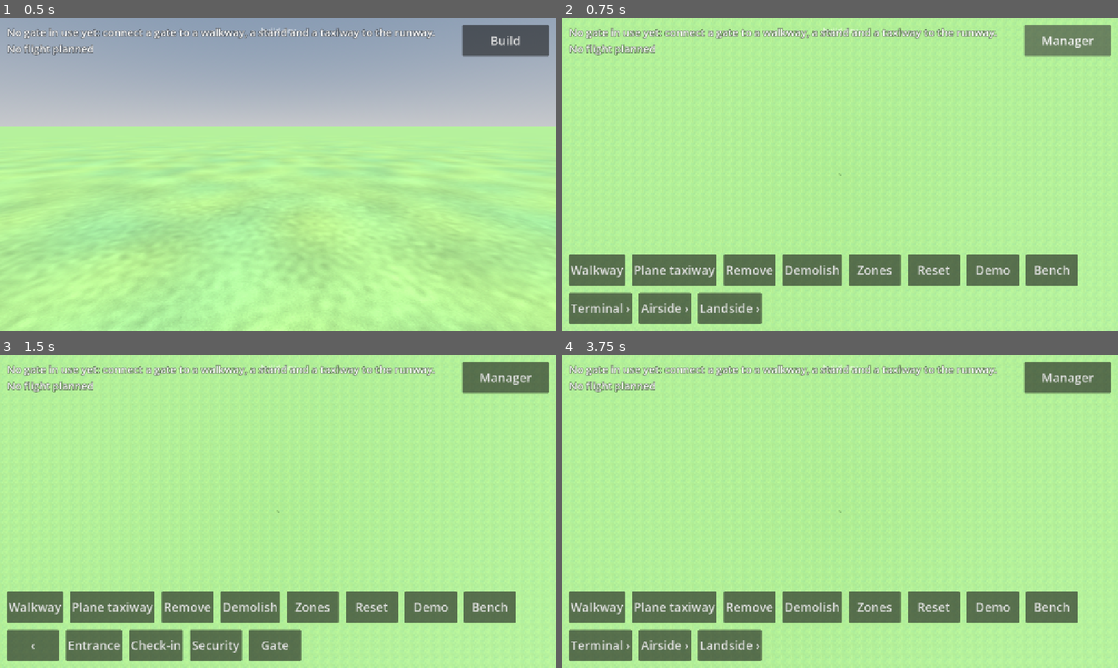
Above: before the commit, frames 1-4 (two rows, left to right).
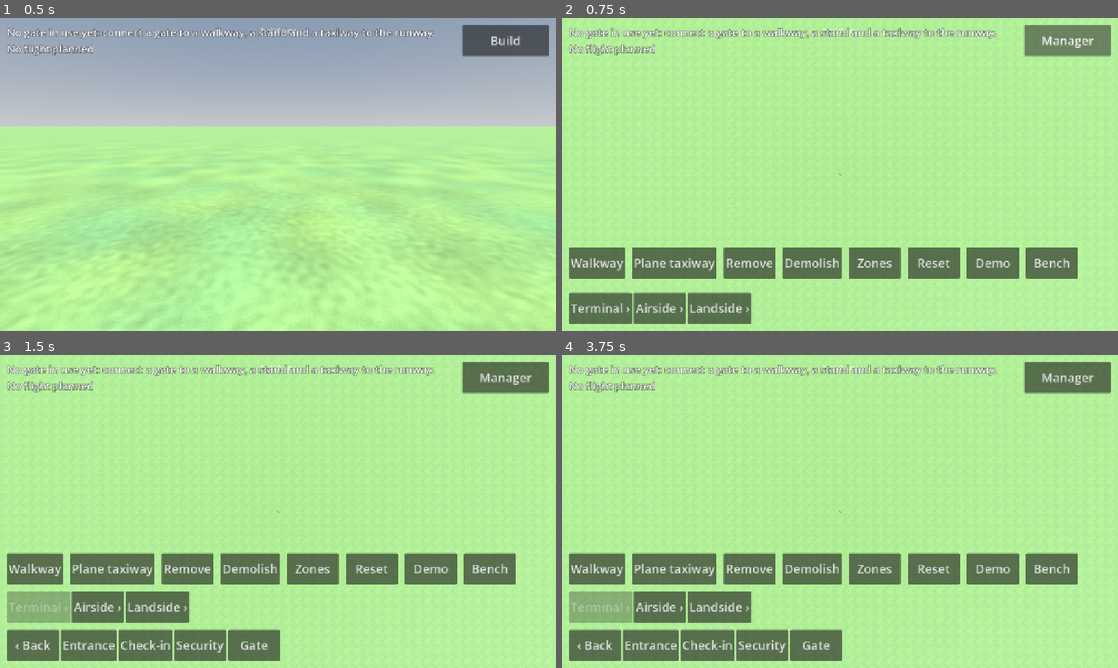
Above: after the commit, the same moments.

Repository: jakobmaier16-pixel/airport-idle
Game: Godot game, scene res://scenes/main/main.tscn
The game is run twice, just before and just after one commit, with the same random seed, the same clock (stepped at 60 frames per second) and the same inputs.
Inputs (mouse positions are in pixels of both pictures, inside the frame that each line leads up to):
- Up to frame 1 (0.5 s): no input
- Up to frame 2 (0.75 s): click "Build" at 0.5 s
- Up to frame 3 (1.5 s): click "Terminal ›" at 1.25 s
- Up to frame 4 (3.75 s): click (595, 646) at 2 s, where only the run before the commit has a clickable "‹"; click "Airside ›" at 2.75 s; click "‹" (after the commit: "Terminal ›") at 3.5 s

Frame 1 is identical in both runs. In frame 2, 6.4% of the frame differs, in the area x 1-93%, y 73-98%; in frame 3, 17%; in frame 4, 18%, in the area x 1-93%, y 63-98%.

Commit message:
Build menu: always a way back to every category (#60)
* Build menu: category row always on top inside a category, 'Back' button, wrapping rows, reset on view switch

Co-Authored-By: Claude Opus 5.5 <noreply@anthropic.com>
Claude-Session: https://claude.ai/code/session_016JzPU8AkwxWN3HSzg2RW6F

* test_65: safe-area bounds for every landside sub-list, _reach fails when no button, gate after tool and Done

Co-Authored-By: Claude Opus 5.5 <noreply@anthropic.com>
Claude-Session: https://claude.ai/code/session_016JzPU8AkwxWN3HSzg2RW6F

---------

Co-authored-by: Claude <noreply@anthropic.com>

Diff:
--- a/scenes/ui/hud.gd
+++ b/scenes/ui/hud.gd
@@ -46,7 +46,8 @@
 @onready var joystick: TouchJoystick = $SafeArea/TouchJoystick
 @onready var _view_button: Button = $SafeArea/TopButtons/ViewButton
 @onready var _build_menu: Control = $SafeArea/BuildMenu
-@onready var _building_buttons: HBoxContainer = $SafeArea/BuildMenu/BuildingButtons
+@onready var _category_buttons: HFlowContainer = $SafeArea/BuildMenu/CategoryButtons
+@onready var _building_buttons: HFlowContainer = $SafeArea/BuildMenu/BuildingButtons
 @onready var _tool_panel: Control = $SafeArea/ToolPanel
 @onready var _hint_label: Label = $SafeArea/ToolPanel/HintLabel
 @onready var _rotate_button: Button = $SafeArea/ToolPanel/ToolBar/RotateButton
@@ -136,9 +137,8 @@
 ## (landside pieces: Roads, Curb, ...) shows them first; `sub_category` then lists one of them.
 func show_build_category(category: String, sub_category: String = "") -> void:
 	_open_category = category
-	for child in _building_buttons.get_children():
-		_building_buttons.remove_child(child)
-		child.queue_free()
+	_clear_row(_building_buttons)
+	_clear_row(_category_buttons)
 	if category.is_empty():
 		var categories: PackedStringArray = []
 		for type in _building_types:
@@ -147,8 +147,17 @@
 		for category_name in categories:
 			_add_menu_button(category_name + " ›", show_build_category.bind(category_name))
 		return
+	# Inside a category the category row stays on top, so every category is one tap away
+	# (a mis-tap can never leave the player without a way to Terminal / Airside / Landside).
+	var categories: PackedStringArray = []
+	for type in _building_types:
+		if not categories.has(type.category):
+			categories.append(type.category)
+	for category_name in categories:
+		var category_button := _add_menu_button(category_name + " ›", show_build_category.bind(category_name), _category_buttons)
+		category_button.disabled = category_name == category and sub_category.is_empty()
 	# One step back: from a sub-category to its category, from a category to the list of categories.
-	_add_menu_button("‹", show_build_category.bind(category if not sub_category.is_empty() else ""))
+	_add_menu_button("‹ Back", show_build_category.bind(category if not sub_category.is_empty() else ""))
 	var subs: PackedStringArray = []
 	for type in _building_types:
 		if type.category == category and not type.sub_category.is_empty() and not subs.has(type.sub_category):
@@ -161,13 +170,20 @@
 			_add_menu_button(type.display_name, building_type_selected.emit.bind(type))
 
 
-func _add_menu_button(text: String, action: Callable) -> void:
+func _clear_row(row: Control) -> void:
+	for child in row.get_children():
+		row.remove_child(child)
+		child.queue_free()
+
+
+func _add_menu_button(text: String, action: Callable, row: Control = null) -> Button:
 	var button := Button.new()
 	button.text = text
 	button.custom_minimum_size = BUTTON_MIN_SIZE
 	button.focus_mode = Control.FOCUS_NONE
 	button.pressed.connect(action)
-	_building_buttons.add_child(button)
+	(row if row != null else _building_buttons).add_child(button)
+	return button
 
 
 ## Shows a message at the top of the screen for a few seconds.
@@ -202,8 +218,8 @@
 
 func set_build_view_open(open: bool) -> void:
 	_build_view_open = open
-	if not open and not _open_category.is_empty():
-		show_build_category("")
+	# Every switch of view starts the menu at the top level again.
+	show_build_category("")
 	_update_visibility()
 
 
--- a/scenes/ui/hud.tscn
+++ b/scenes/ui/hud.tscn
@@ -117,7 +117,7 @@
 
 [node name="BuildMenu" type="VBoxContainer" parent="SafeArea"]
 layout_mode = 2
-size_flags_horizontal = 0
+size_flags_horizontal = 3
 size_flags_vertical = 8
 mouse_filter = 2
 
@@ -174,7 +174,11 @@
 focus_mode = 0
 text = "Bench"
 
-[node name="BuildingButtons" type="HBoxContainer" parent="SafeArea/BuildMenu"]
+[node name="CategoryButtons" type="HFlowContainer" parent="SafeArea/BuildMenu"]
+layout_mode = 2
+mouse_filter = 2
+
+[node name="BuildingButtons" type="HFlowContainer" parent="SafeArea/BuildMenu"]
 layout_mode = 2
 mouse_filter = 2
 
--- a/tests/cases/test_04_placement.gd
+++ b/tests/cases/test_04_placement.gd
@@ -10,10 +10,10 @@
 		return row.get_children().filter(func(b: Node) -> bool: return not b.is_queued_for_deletion()).map(func(b: Node) -> String: return (b as Button).text)
 	check_eq(texts.call(), ["Terminal ›", "Airside ›", "Landside ›"], "categories")
 	await press(_menu_button(row, "Terminal ›"))
-	check_eq(texts.call(), ["‹", "Entrance", "Check-in", "Security", "Gate"], "terminal buildings")
-	await press(_menu_button(row, "‹"))
+	check_eq(texts.call(), ["‹ Back", "Entrance", "Check-in", "Security", "Gate"], "terminal buildings")
+	await press(_menu_button(row, "‹ Back"))
 	await press(_menu_button(row, "Airside ›"))
-	check_eq(texts.call(), ["‹", "Stand", "Wide-body stand", "Runway"], "airside")
+	check_eq(texts.call(), ["‹ Back", "Stand", "Wide-body stand", "Runway"], "airside")
 	await close_build_view()
 	await open_build_view()
 	check_eq(texts.call(), ["Terminal ›", "Airside ›", "Landside ›"], "menu starts at the categories again")
--- a/tests/cases/test_61_landside.gd
+++ b/tests/cases/test_61_landside.gd
@@ -98,7 +98,7 @@
 	check(await place("Country road", at(Vector2i(20, 12)), 1), "a road placed rotated, from Landside > Roads")
 	check(await place("Bollard", at(Vector2i(30, 12))), "a bollard placed from Landside > Props")
 	var row := ui("BuildMenu/BuildingButtons")
-	await press(_menu_button(row, "‹"))
+	await press(_menu_button(row, "‹ Back"))
 	var texts: Array = row.get_children().filter(func(b: Node) -> bool: return not b.is_queued_for_deletion()).map(func(b: Node) -> String: return (b as Button).text)
 	check(texts.has("Roads ›") and texts.has("Props ›") and texts.has("Car park"), "Landside lists its sub-categories and the car park: %s" % [texts])
 	await close_build_view()
--- /dev/null
+++ b/tests/cases/test_65_build_menu_back.gd
@@ -0,0 +1,96 @@
+extends TestCase
+## The build menu can never get stuck: from every state each category is at most two taps away.
+
+
+func _row(name: String) -> Control:
+	return ui("BuildMenu/" + name)
+
+
+func _top_texts() -> Array:
+	return _row("BuildingButtons").get_children().filter(func(b: Node) -> bool: return not b.is_queued_for_deletion()).map(func(b: Node) -> String: return (b as Button).text)
+
+
+## Taps at most two buttons (category row, else Back then category) to reach `category`.
+func _reach(category: String) -> int:
+	var taps := 0
+	var cat_row := _row("CategoryButtons")
+	var building_row := _row("BuildingButtons")
+	var button := _menu_button(cat_row, category + " ›")
+	if button == null or button.disabled:
+		button = _menu_button(building_row, category + " ›")
+	if button == null and _menu_button(building_row, "‹ Back") != null:
+		await press(_menu_button(building_row, "‹ Back"))
+		taps += 1
+		button = _menu_button(cat_row, category + " ›")
+		if button == null or button.disabled:
+			button = _menu_button(building_row, category + " ›")
+	if button == null:
+		check(false, "no way to reach '%s'" % category)
+		return 99
+	await press(button)
+	taps += 1
+	return taps
+
+
+## Every button of both rows lies inside the safe area (what the player can actually tap).
+func _check_on_screen(label: String) -> void:
+	var safe: Rect2 = (hud().get_node("SafeArea") as Control).get_global_rect()
+	for row_name in ["CategoryButtons", "BuildingButtons"]:
+		for child in _row(row_name).get_children():
+			if child.is_queued_for_deletion():
+				continue
+			check(safe.encloses((child as Control).get_global_rect().grow(-1.0)), "%s: '%s' is inside the safe area" % [label, (child as Button).text])
+
+
+func _check_gate_reachable(label: String) -> void:
+	var taps: int = await _reach("Terminal")
+	check(taps <= 2, "%s: Terminal reachable in %d taps" % [label, taps])
+	check(_menu_button(_row("BuildingButtons"), "Gate") != null, "%s: Gate is listed" % label)
+
+
+func test_every_menu_state_reaches_gate() -> void:
+	await start_game()
+	await open_build_view()
+	var states: Array[Array] = [["Terminal"], ["Airside"], ["Landside"], ["Landside", "Roads"], ["Landside", "Curb"], ["Landside", "Sidewalk"], ["Landside", "Car park"], ["Landside", "Props"]]
+	for state in states:
+		await _reach(state[0])
+		if state.size() > 1:
+			await press(_menu_button(_row("BuildingButtons"), state[1] + " ›"))
+		await _check_on_screen(" > ".join(state))
+		await _check_gate_reachable(" > ".join(state))
+		check(_menu_button(_row("BuildingButtons"), "‹ Back") != null, "Back button exists")
+	# After picking a piece and cancelling, after a paint tool and Done.
+	await pick_building("One-way road")
+	await press(ui("ToolPanel/ToolBar/CancelButton"))
+	await _check_gate_reachable("after cancel")
+	await press(ui("BuildMenu/PaintButtons/TaxiwayButton"))
+	check(not ui("BuildMenu").visible, "tool hides the menu")
+	await press(ui("ToolPanel/ToolBar/DoneButton"))
+	check(ui("BuildMenu").visible, "Done brings the menu back")
+	await _check_gate_reachable("after Done")
+
+
+func test_place_gate_from_deep_menu() -> void:
+	await start_game()
+	await open_build_view()
+	await pick_building("One-way road")
+	await press(ui("ToolPanel/ToolBar/CancelButton"))
+	check(await place("Gate", at(Vector2i(30, 20))), "gate placed after wandering through the landside menu")
+
+
+func test_view_switch_resets_menu() -> void:
+	await start_game()
+	await open_build_view()
+	await pick_building("One-way road")
+	await press(ui("ToolPanel/ToolBar/CancelButton"))
+	await close_build_view()
+	await open_build_view()
+	check_eq(_top_texts(), ["Terminal ›", "Airside ›", "Landside ›"], "menu back at the top level")
+
+
+func test_place_gate_after_tool_and_done() -> void:
+	await start_game()
+	await open_build_view()
+	await press(ui("BuildMenu/PaintButtons/WalkwayButton"))
+	await press(ui("ToolPanel/ToolBar/DoneButton"))
+	check(await place("Gate", at(Vector2i(30, 20))), "gate placed after a tool and Done")
--- a/tests/test_case.gd
+++ b/tests/test_case.gd
@@ -241,9 +241,9 @@
 		return false
 	var row := ui("BuildMenu/BuildingButtons")
 	if _menu_button(row, display_name) == null:
-		# Back to the list of categories (one "‹" per menu level), then down to the building.
-		while _menu_button(row, type.category + " ›") == null and _menu_button(row, "‹") != null:
-			await press(_menu_button(row, "‹"))
+		# Back to the list of categories (one "‹ Back" per menu level), then down to the building.
+		while _menu_button(row, type.category + " ›") == null and _menu_button(row, "‹ Back") != null:
+			await press(_menu_button(row, "‹ Back"))
 		await press(_menu_button(row, type.category + " ›"))
 		if not type.sub_category.is_empty():
 			await press(_menu_button(row, type.sub_category + " ›"))
Not shown, added: tests/cases/test_65_build_menu_back.gd.uid
